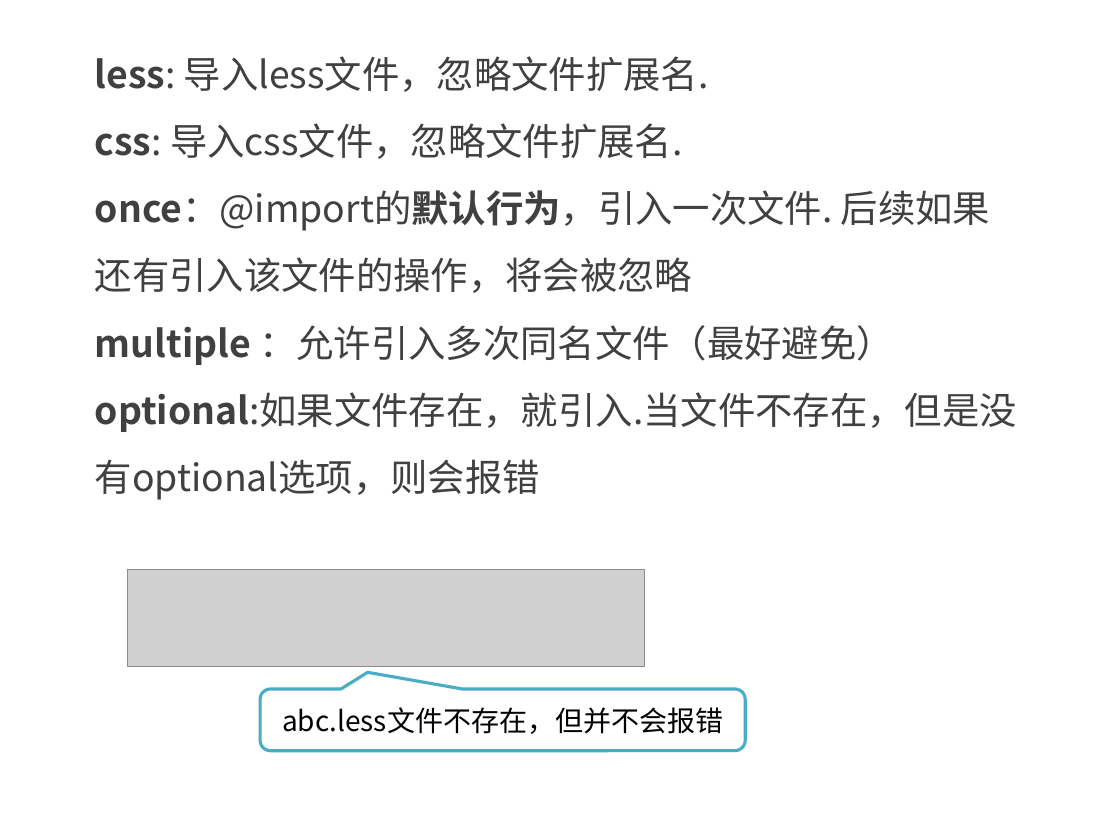
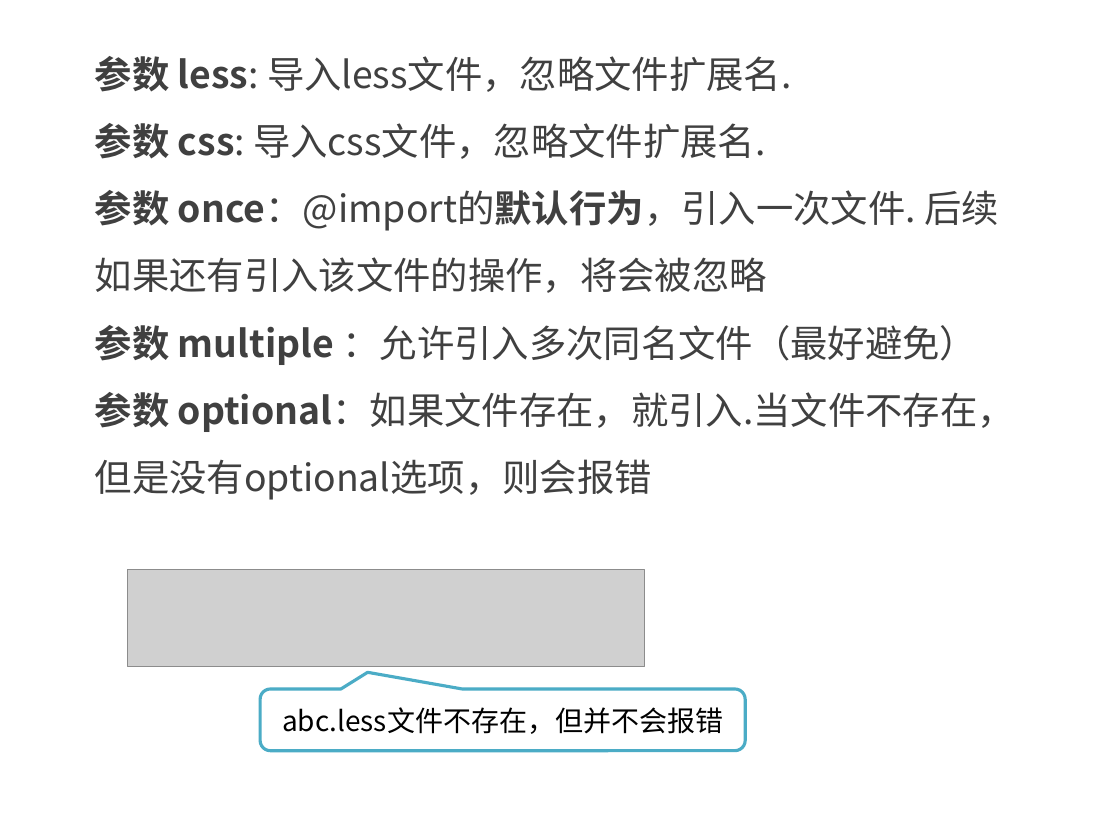
Before and after one commit to kong66/less-class, a slide deck: slide 15 of less-9-分离属性和引入.pptx. Drawn at 1120x840 pixels with LibreOffice and Linux fonts; fonts in the diff are those of the drawing; grey boxes stand for pictures. Boxes give left, top, right and bottom in pixels: in the first picture for what was removed or moved away, otherwise in the second. Text is boxed around its words. In the diff, an @@ line names an element or a change of style, - is before the commit and + after.

Commit message:
less

```diff
--- a/less-9-分离属性和引入.pptx
+++ b/less-9-分离属性和引入.pptx
@@ text at box(95, 56, 1015, 500): text changed @@
-less: 导入less文件，忽略文件扩展名.
-css: 导入css文件，忽略文件扩展名.
-once：@import的默认行为，引入一次文件. 后续如果还有引入该文件的操作，将会被忽略
-multiple ：允许引入多次同名文件（最好避免）
-optional:如果文件存在，就引入.当文件不存在，但是没有optional选项，则会报错
+参数 less: 导入less文件，忽略文件扩展名.
+参数 css: 导入css文件，忽略文件扩展名.
+参数 once：@import的默认行为，引入一次文件. 后续如果还有引入该文件的操作，将会被忽略
+参数 multiple ：允许引入多次同名文件（最好避免）
+参数 optional：如果文件存在，就引入.当文件不存在，但是没有optional选项，则会报错
```
Also in this commit, not shown: 7 other slides changed, 8 other files.
